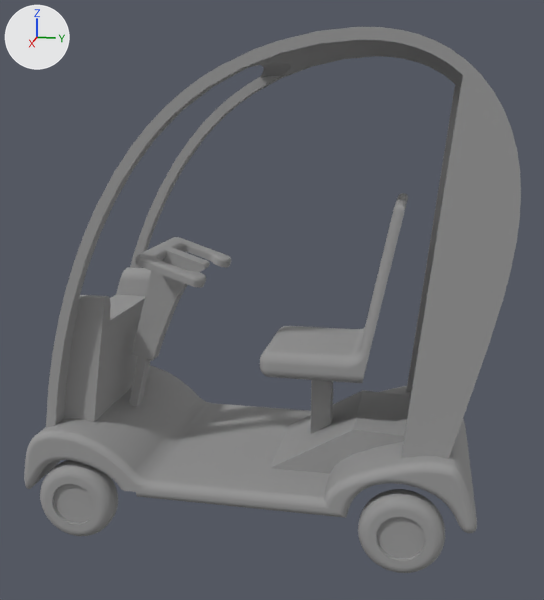
An edit to the COLLADA model catkin_ws/src/podcar/models/podcar/meshes/podcarv3.dae, drawn before and after from the same camera.
Camera for both pictures: a camera (50 mm lens) standing at (-0.01, -0.0235, 0.0263) and looking at (-0.0502, -0.0316, 0.0163). Every picture has the same lights, and +X, +Y and +Z are marked at upper left. Where no turn or scale is listed for an object, it has been applied to the vertices.

Before the edit, the objects in view are built like this:
```python
me_meshid0_name = bpy.data.meshes.new('meshId0_name')
me_meshid0_name.from_pydata(...)  # 4870 vertices, 9790 faces; spans x -0.0563..-0.0443, y -0.0443..-0.0193, z 0.0063..0.0301
me_meshid0_name.materials.append(mat_m0defaultmaterial)  # grey #999999
me_meshid1_name = bpy.data.meshes.new('meshId1_name')
me_meshid1_name.from_pydata(...)  # 44 vertices, 84 faces; spans x -0.05027..-0.04627, y -0.04259..-0.03978, z 0.00981..0.01695
me_meshid1_name.materials.append(mat_m0defaultmaterial)  # grey #999999
me_meshid2_name = bpy.data.meshes.new('meshId2_name')
me_meshid2_name.from_pydata(...)  # 44 vertices, 84 faces; spans x -0.05427..-0.05027, y -0.04259..-0.03978, z 0.00981..0.01695
me_meshid2_name.materials.append(mat_m0defaultmaterial)  # grey #999999
me_meshid3_name = bpy.data.meshes.new('meshId3_name')
me_meshid3_name.from_pydata(...)  # 638 vertices, 1272 faces; spans x -0.04577..-0.04427, y -0.04352..-0.03918, z 0.00367..0.008
me_meshid3_name.materials.append(mat_m0defaultmaterial)  # grey #999999
me_meshid4_name = bpy.data.meshes.new('meshId4_name')
me_meshid4_name.from_pydata(...)  # 638 vertices, 1272 faces; spans x -0.04577..-0.04427, y -0.02602..-0.02168, z 0.00367..0.008
me_meshid4_name.materials.append(mat_m0defaultmaterial)  # grey #999999
ob_body10 = bpy.data.objects.new('Body10', me_meshid4_name)
ob_body10.location = (0.0, 0.0, 0.0)
ob_body2 = bpy.data.objects.new('Body2', me_meshid0_name)
ob_body2.location = (0.0, 0.0, 0.0)
ob_body4 = bpy.data.objects.new('Body4', me_meshid1_name)
ob_body4.location = (0.0, 0.0, 0.0)
ob_body6 = bpy.data.objects.new('Body6', me_meshid2_name)
ob_body6.location = (0.0, 0.0, 0.0)
ob_body9 = bpy.data.objects.new('Body9', me_meshid3_name)
ob_body9.location = (0.0, 0.0, 0.0)
```
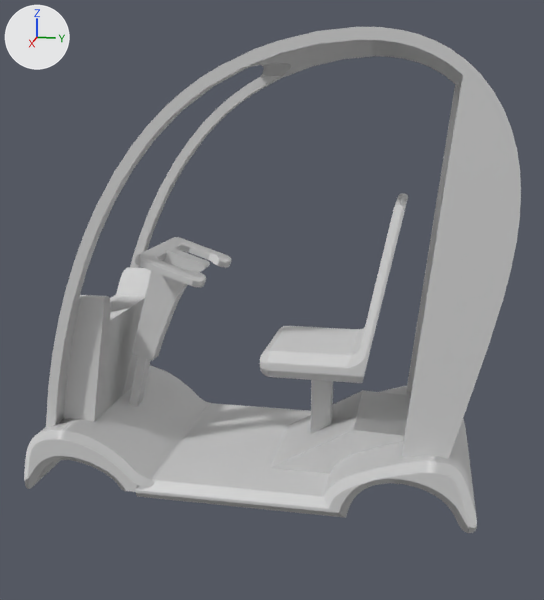
The newer file is also rescaled (x70.0), turned or shifted as a whole; pictures and numbers use the older file's frame.

The edits, one by one:
Material 'Steel_-_Satin' (mat_steel___satin) is new.
Its base color is (0.64, 0.64, 0.64) (light grey #d1d1d1).
me_meshid0_name is used by ob_body2; location (0.0, 0.0, 0.0).
me_meshid0_name had 4870 vertices, 9790 faces and spanned x -0.0563..-0.0443, y -0.0443..-0.0193, z 0.0063..0.0301.
me_meshid0_name now has 4944 vertices, 9955 faces and spans x -0.0563..-0.0443, y -0.0443..-0.0193, z 0.0063..0.0301.
Part 1, on me_meshid0_name:
49 vertices are added at x -0.0543..-0.0463, y -0.0426..-0.0398, z 0.0098..0.017.
11 new vertices lie (0.0, 0.0013, 0.0) away from vertices in x -0.0543..-0.0463, y -0.0412..-0.0411, z 0.0165..0.017.
6 new vertices lie (0.004, 0.0, 0.0) away from vertices in x -0.0543..-0.0503, y -0.0426..-0.0408, z 0.0098..0.0099.
5 new vertices lie (0.004, 0.0, 0.0) away from vertices in x -0.0503, y -0.0423..-0.0408, z 0.0098..0.0099.
159 new faces join them.
me_meshid0_name part 2: 9732 faces spanning x -0.0563..-0.0443, y -0.0443..-0.0193, z 0.0063..0.0301 switch from mat_m0defaultmaterial (grey #999999) to mat_steel___satin (light grey #d1d1d1).
me_meshid0_name part 3: the surface is now shaded smooth.
Object 'Body4' (ob_body4) is deleted.
Object 'Body6' (ob_body6) is deleted.
Object 'Body9' (ob_body9) is deleted.
Object 'Body10' (ob_body10) is deleted.

Changed parts and their boxes (x1, y1, x2, y2) in the pictures (544 x 600 px):
'Body4', deleted: before (64, 295, 130, 422)
'Body10', deleted: before (358, 489, 445, 573)
'Body9', deleted: before (40, 460, 118, 536)
'Body6', deleted: before (110, 268, 151, 396)
part 1 of me_meshid0_name, added: after (64, 268, 151, 422)
part 2 of me_meshid0_name, recoloured: (24, 27, 521, 533) in both
